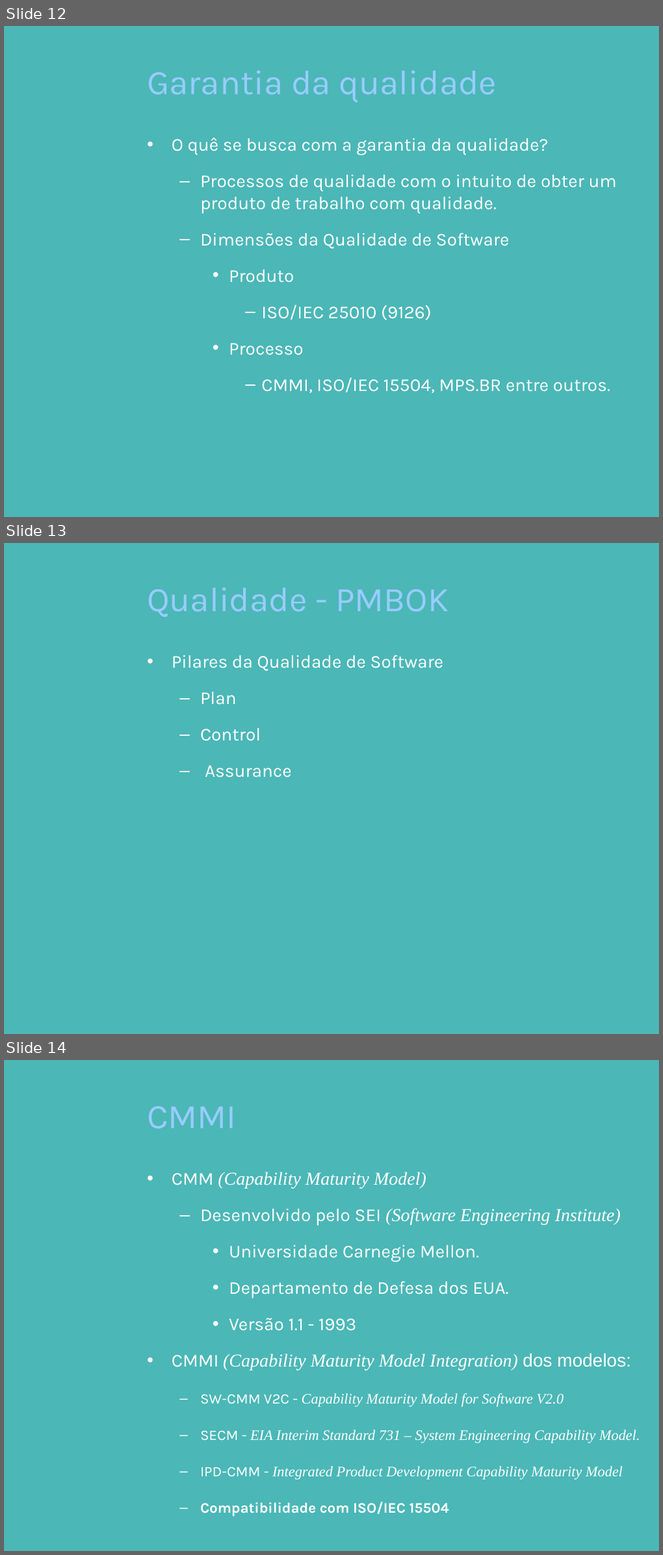
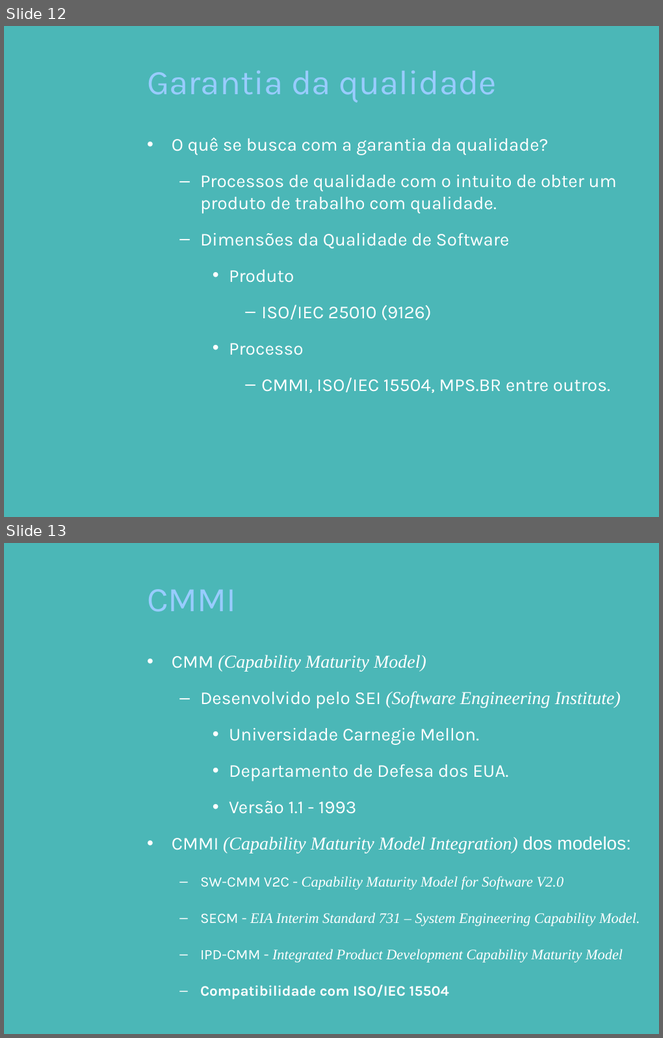
Before and after one commit to pddnew/monografia, a slide deck: presentation/presentation_1.0.0.pptx. Shown one above the other, each under a label of ours: slides 12, 13 and 14 before the commit, slides 12 and 13 after it. The pictures are 663x1555 and 663x1038 pixels, drawn with LibreOffice and Linux fonts; fonts in the diff are those of the drawing; background and template pictures are left out. Boxes give left, top, right and bottom in pixels: in the first picture for what was removed or moved away, otherwise in the second. Text is boxed around its words. In the diff, an @@ line names an element or a change of style, - is before the commit and + after.

```diff
--- a/presentation/presentation_1.0.0.pptx
+++ b/presentation/presentation_1.0.0.pptx
@@ slide 13 removed at [4, 543, 659, 1034], background picture (left out) @@
@@ title removed at [147, 587, 449, 617] @@
-Qualidade - PMBOK
@@ text removed at [172, 655, 444, 778] @@
-• Pilares da Qualidade de Software
-  – Plan
-  – Control
-  – Assurance
@@ what was slide 14 is now slide 13 @@
```
Also in this commit, not shown: 1 other file.
